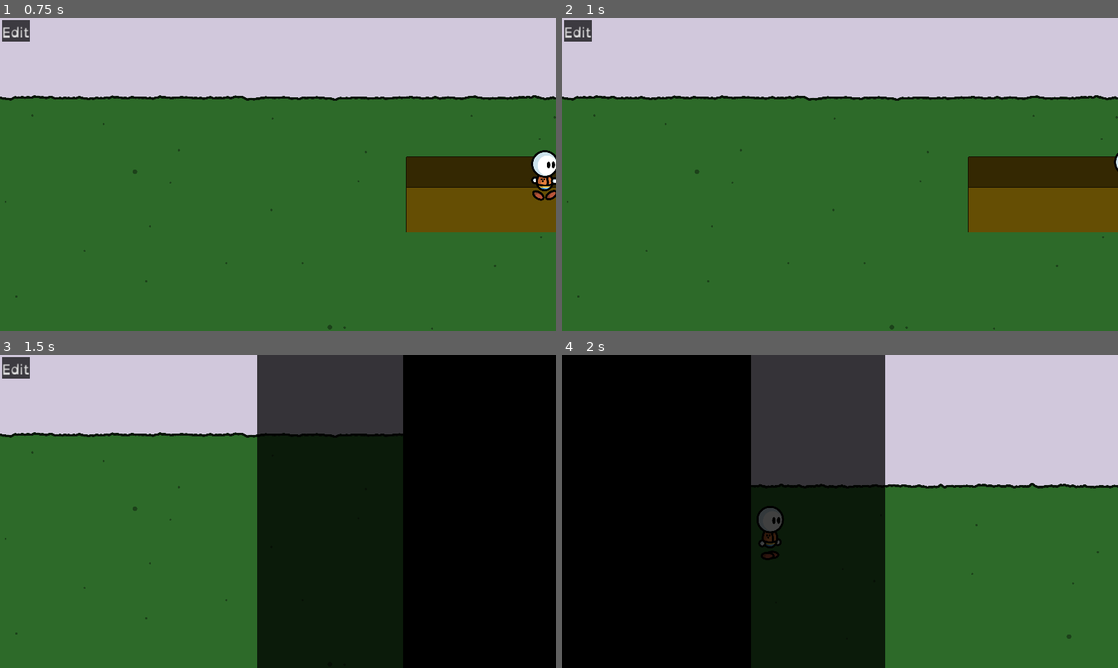
Above: before the commit, frames 1-4 (two rows, left to right).
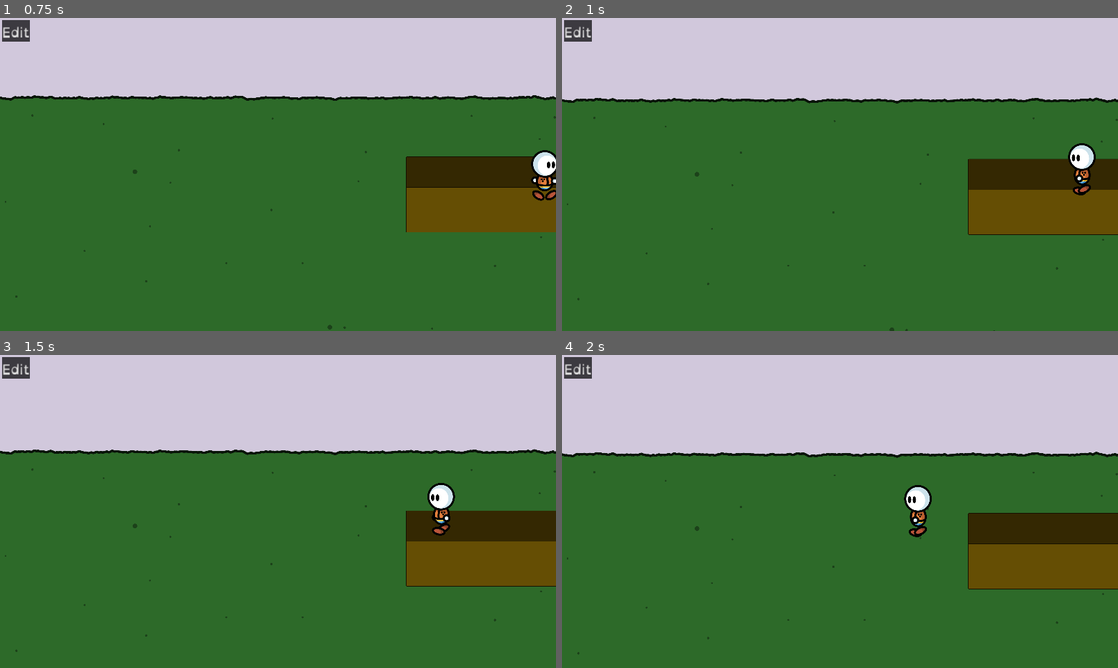
Above: after the commit, the same moments.

Repository: fupicat/szabandoned-0
Game: Godot game, scene res://Scenes/Places/House.tscn
The game is run twice, just before and just after one commit, with the same random seed, the same clock (stepped at 60 frames per second) and the same inputs.
Inputs (mouse positions are in pixels of both pictures, inside the frame that each line leads up to):
- Up to frame 1 (0.75 s): move the mouse to (400, 158) at 0.52 s; hold Right (right) from 0.53 s (still down); hold X (action) from 0.53 s (still down)
- Up to frame 2 (1 s): keep holding Right (right); keep holding X (action); click (962, 158) at 0.8 s
- Up to frame 3 (1.5 s): move the mouse to (166, 527) at 1.27 s; release Right (right) at 1.28 s; release X (action) at 1.28 s; hold Down (down) from 1.28 s (still down); click (166, 527) at 1.35 s
- Up to frame 4 (2 s): keep holding Down (down); tap X (action) at 1.55 s

Frame 1 is identical in both runs. In frame 2, 2.9% of the frame differs, in the area x 0-100%, y 24-100%; in frame 3, 56%; in frame 4, 70%, in the area x 0-100%, y 0-100%.

Commit message:
Implemented dialogue (think)

Diff:
--- a/Art/GUI/WhiteGradient.tres
+++ b/Art/GUI/WhiteGradient.tres
@@ -2,7 +2,7 @@
 
 [sub_resource type="Gradient" id=1]
 offsets = PoolRealArray( 0, 0.594595, 1 )
-colors = PoolColorArray( 0, 0, 0, 1, 0, 0, 0, 1, 1, 1, 1, 0 )
+colors = PoolColorArray( 1, 1, 1, 1, 1, 1, 1, 1, 1, 1, 1, 0 )
 
 [resource]
 gradient = SubResource( 1 )
--- a/Scripts/Global.gd
+++ b/Scripts/Global.gd
@@ -4,6 +4,7 @@
 var memory = []
 
 const TRANSITION = preload('res://Scenes/UI/Transition.tscn')
+const SPEECH = preload("res://Scenes/UI/TextBubble.tscn")
 
 var scene_store = ''
 
@@ -140,11 +141,19 @@
 
 func Info(var what, var requires = []):
     var player = get_tree().current_scene.get_node('Player')
+    player.disconnect('got_there', Global, 'Info')
     if has_requirements(requires):
-        print(what.info)
+        yield(cutscene_think(what.info), 'completed')
     else:
-        print('I dont know what this is.')
+        yield(cutscene_think(["I don't know what this is."]), 'completed')
     player.get_node('CollisionShape2D').disabled = false
-    player.disconnect('got_there', Global, 'Info')
     player.can_walk = true
     return
+
+func cutscene_think(var what = ['Error', 'Dialogue data loaded incorrectly.']):
+    var speech = SPEECH.instance()
+    get_tree().current_scene.add_child(speech)
+    for item in what:
+        speech.think(item)
+        yield(speech, "ended_line")
+    speech.queue_free()
--- a/Scripts/Player.gd
+++ b/Scripts/Player.gd
@@ -116,6 +116,8 @@
                 target_mouse()
         elif mouse:
             target_mouse()
+    elif mouse:
+        target_mouse()
 
 func target_mouse():
     if ('on_UI' in get_parent()) and get_parent().on_UI:
--- a/Scripts/UI/TextBubble.gd
+++ b/Scripts/UI/TextBubble.gd
@@ -3,13 +3,6 @@
 signal ended_line
 
 var skip = false
-
-func _ready():
-    think('Hello!')
-    yield($".", "ended_line")
-    think('Howaya?')
-    yield($".", "ended_line")
-    print('end')
 
 func _input(event):
     if event.is_action_pressed("action"):
@@ -19,9 +12,11 @@
         skip = true
 
 func think(var message := 'Error: Could not load text.'):
+    $Control/Name.bbcode_text = ''
     $Control/Background.texture = load("res://Art/GUI/WhiteGradient.tres")
     $Control/Text.bbcode_text = message
     $Control/Text.visible_characters = 0
+    skip = false
     next_char()
 
 func next_char(var timer := 0.05):
